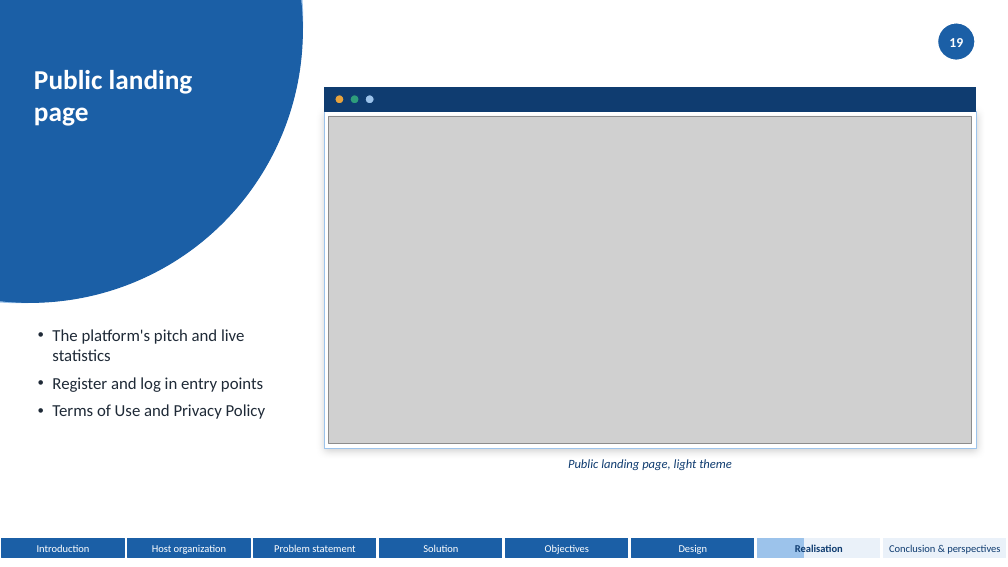
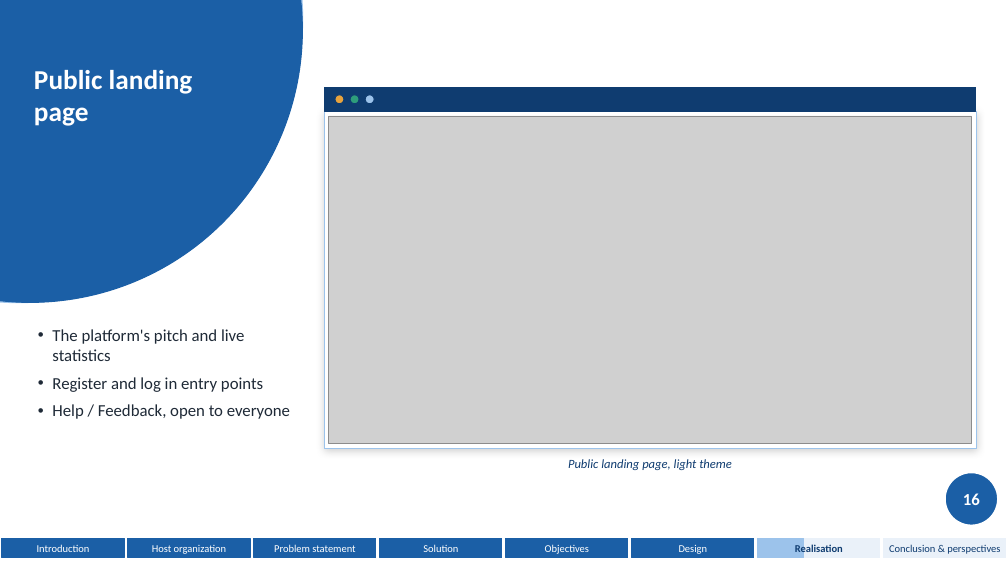
Before and after one commit to domdomxy/synkro, a slide deck: slide 17 of Synkro_PFA_Defense.pptx (slide 19 before the commit). Drawn at 1008x567 pixels with LibreOffice and Linux fonts; fonts in the diff are those of the drawing; grey boxes stand for pictures. Boxes give left, top, right and bottom in pixels: in the first picture for what was removed or moved away, otherwise in the second. Text is boxed around its words. In the diff, an @@ line names an element or a change of style, - is before the commit and + after.

Commit message:
Align defense speech with 26-slide deck
Condense the speech to a 9-minute target and reorganize it to match the updated 26-slide presentation, adding brief speaking cues for diagrams and visuals.

```diff
--- a/Synkro_PFA_Defense.pptx
+++ b/Synkro_PFA_Defense.pptx
@@ page number removed at (x1=949, y1=38, x2=963, y2=47) @@
-19
@@ text at (x1=52, y1=404, x2=290, y2=419): text changed @@
-• Terms of Use and Privacy Policy
+• Help / Feedback, open to everyone
@@ ellipse resized from (x1=938, y1=23, x2=975, y2=60) to (x1=945, y1=473, x2=998, y2=526) @@
@@ page number added at (x1=963, y1=493, x2=980, y2=505), 16 pt, text #FFFFFF, bold @@
+16
```
Also in this commit, not shown: 24 other slides changed, 2 slides removed, 1 other file.
